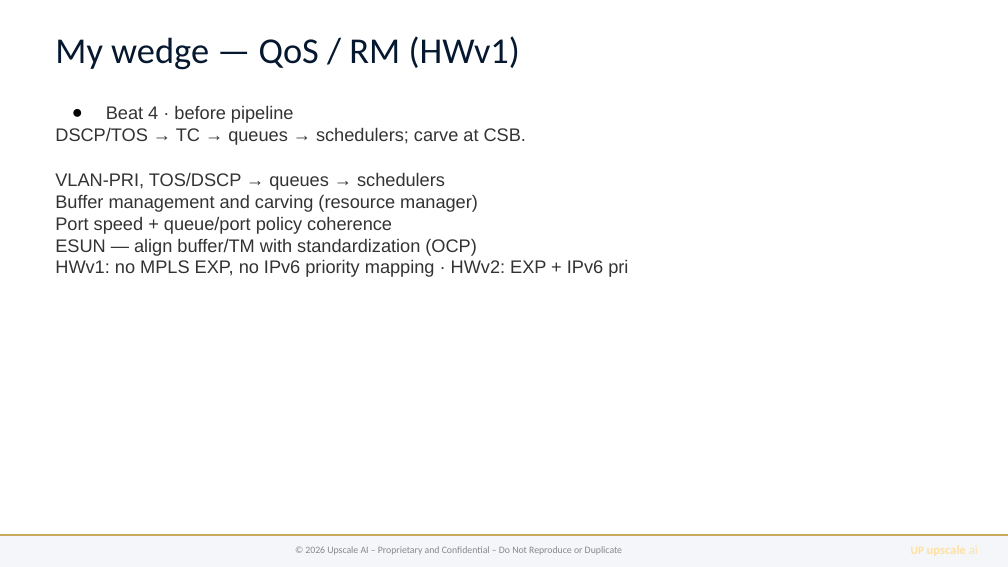
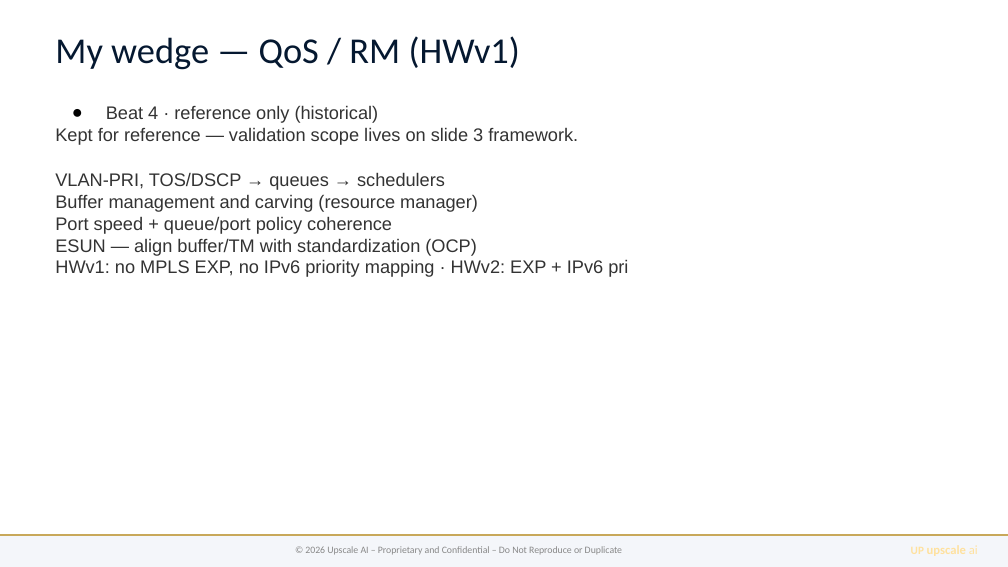
Before and after one commit to upscale-ai-network/agent-template, a slide deck: slide 6 of dt100/manager-arch-vision-b6.pptx. Drawn at 1008x567 pixels with LibreOffice and Linux fonts; fonts in the diff are those of the drawing. Boxes give left, top, right and bottom in pixels: in the first picture for what was removed or moved away, otherwise in the second. Text is boxed around its words. In the diff, an @@ line names an element or a change of style, - is before the commit and + after.

```diff
--- a/dt100/manager-arch-vision-b6.pptx
+++ b/dt100/manager-arch-vision-b6.pptx
@@ text at box(55, 105, 578, 145): text changed @@
-● Beat 4 · before pipeline
-DSCP/TOS → TC → queues → schedulers; carve at CSB.
+● Beat 4 · reference only (historical)
+Kept for reference — validation scope lives on slide 3 framework.
```
Also in this commit, not shown: 6 other slides changed, 20 other files.
